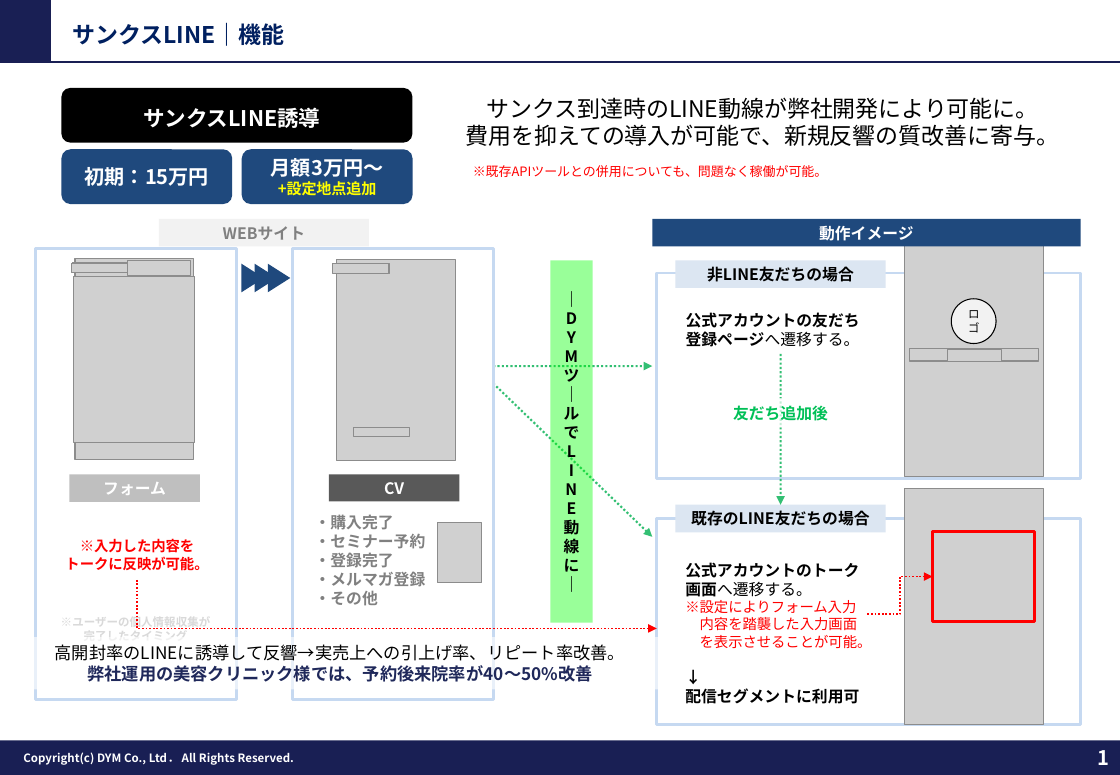
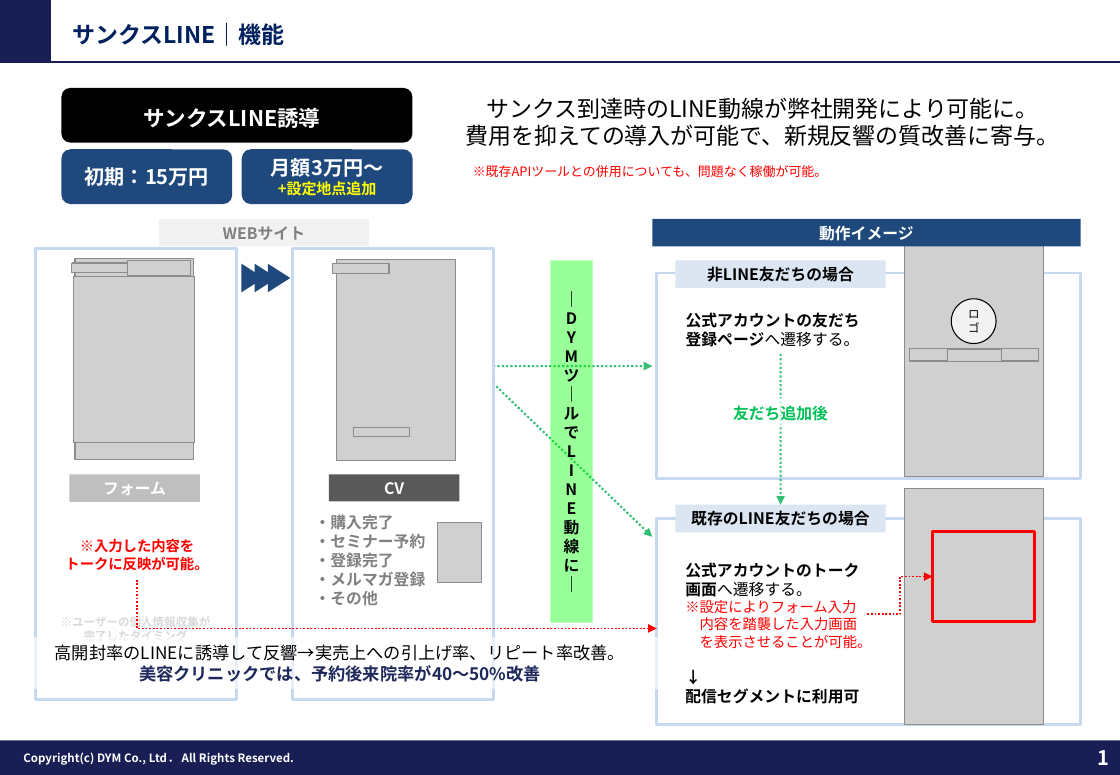
Before and after one commit to tonomura-r-dev/folder, a slide deck: slide 1 of 20261002_サンクスLINEのご提案_事例入り.pptx. Drawn at 1120x775 pixels with LibreOffice and Linux fonts; fonts in the diff are those of the drawing; grey boxes stand for pictures; background and template pictures are left out. Boxes give left, top, right and bottom in pixels: in the first picture for what was removed or moved away, otherwise in the second. Text is boxed around its words. In the diff, an @@ line names an element or a change of style, - is before the commit and + after.

```diff
--- a/20261002_サンクスLINEのご提案_事例入り.pptx
+++ b/20261002_サンクスLINEのご提案_事例入り.pptx
@@ text at bbox=[139, 665, 541, 682]: text changed @@
-弊社運用の美容クリニック様では、予約後来院率が40〜50%改善
+美容クリニックでは、予約後来院率が40〜50%改善
```
Also in this commit, not shown: 4 other slides changed, 15 other files.
